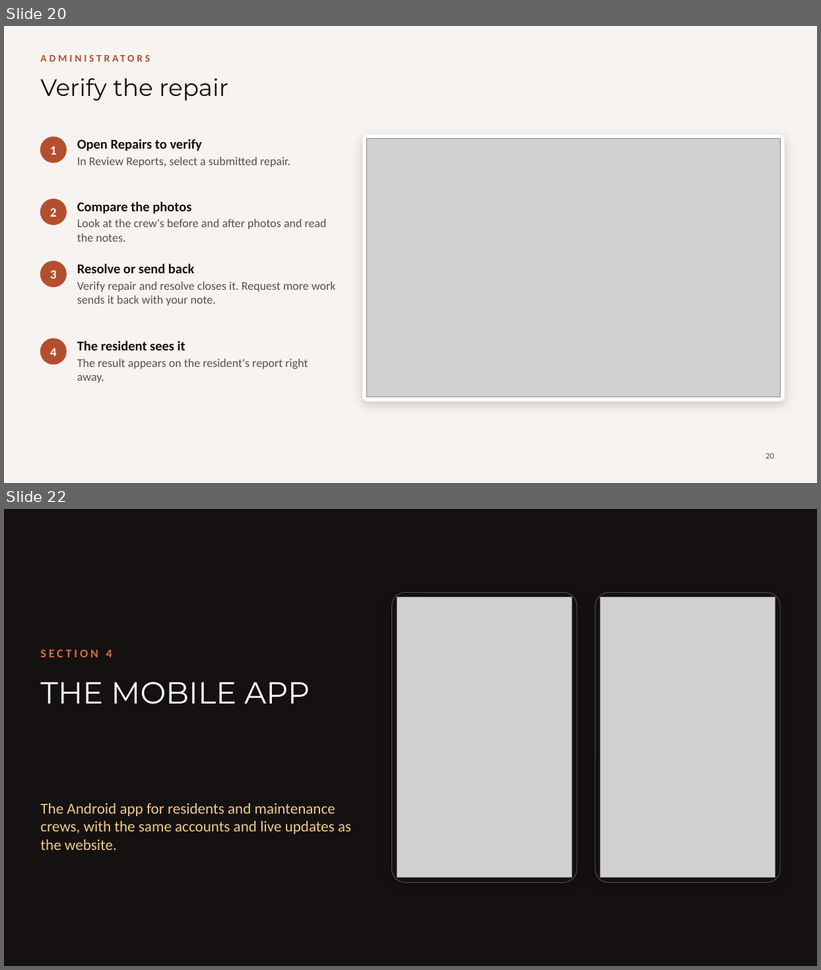
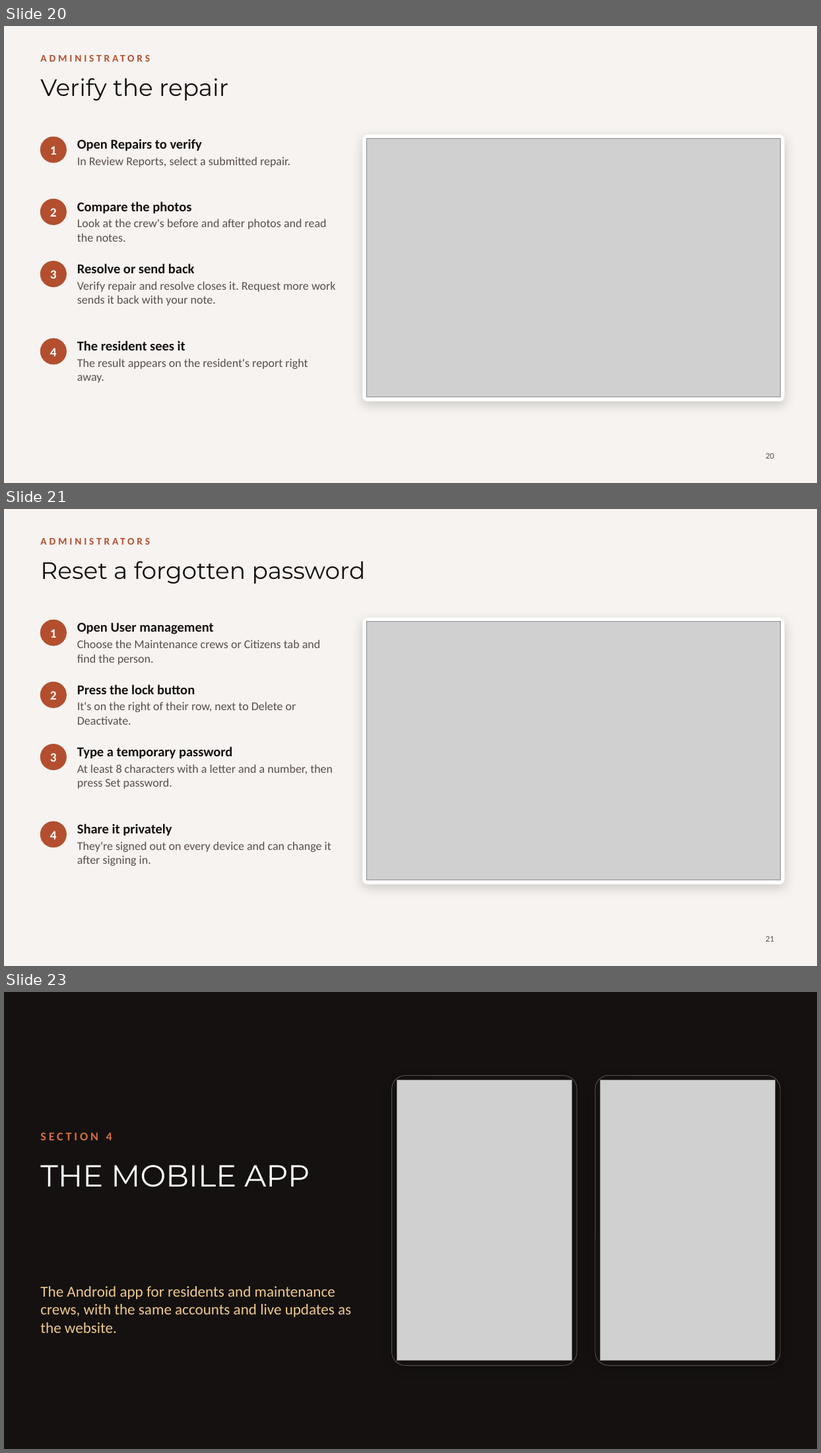
Before and after one commit to vain00143/resqroad, a slide deck: docs/ResQRoad-User-Guide.pptx. Shown one above the other, each under a label of ours: slides 20 and 22 before the commit, slides 20, 21 and 23 after it; the slides between them are not shown. The pictures are 821x970 and 821x1453 pixels, drawn with LibreOffice and Linux fonts; fonts in the diff are those of the drawing; grey boxes stand for pictures; background and template pictures are left out. Boxes give left, top, right and bottom in pixels: in the first picture for what was removed or moved away, otherwise in the second. Text is boxed around its words. In the diff, an @@ line names an element or a change of style, - is before the commit and + after.

Commit message:
User guide: password slides
Adds Change your password (website account menu and app Home tab) and, for
administrators, Reset a forgotten password. The troubleshooting slide now
answers Forgot your password, and the user management screenshot shows the
new lock button. 29 slides.

```diff
--- a/docs/ResQRoad-User-Guide.pptx
+++ b/docs/ResQRoad-User-Guide.pptx
@@ slide 21 added at [4, 509, 817, 966], background #F6F3F0 @@
@@ text added at [40, 535, 589, 554], 12 pt, text #B34F2F, bold @@
+ADMINISTRATORS
@@ title added at [40, 561, 366, 584], 28 pt, text #141110 @@
+Reset a forgotten password
@@ ellipse added at [40, 620, 66, 646], fill #B34F2F, outline #B34F2F 1 pt @@
@@ text added at [77, 623, 321, 665], 14 pt, text #5A4F4A @@
+Open User management
+Choose the Maintenance crews or Citizens tab and find the person.
@@ rounded rectangle added at [362, 618, 785, 885], fill #FFFFFF, outline #F6F3F0 0.75 pt @@
@@ picture added at [367, 622, 781, 881] @@
@@ text added at [50, 629, 57, 638], 15 pt, text #FFFFFF, bold @@
+1
@@ ellipse added at [40, 682, 66, 708], fill #B34F2F, outline #B34F2F 1 pt @@
@@ text added at [77, 685, 296, 725], 14 pt, text #5A4F4A @@
+Press the lock button
+It's on the right of their row, next to Delete or Deactivate.
@@ text added at [50, 691, 57, 700], 15 pt, text #FFFFFF, bold @@
+2
@@ ellipse added at [40, 745, 66, 770], fill #B34F2F, outline #B34F2F 1 pt @@
@@ text added at [50, 753, 57, 762], 15 pt, text #FFFFFF, bold @@
+3
@@ text added at [77, 747, 333, 789], 14 pt, text #5A4F4A @@
+Type a temporary password
+At least 8 characters with a letter and a number, then press Set password.
@@ ellipse added at [40, 822, 66, 848], fill #B34F2F, outline #B34F2F 1 pt @@
@@ text added at [77, 824, 331, 866], 14 pt, text #5A4F4A @@
+Share it privately
+They're signed out on every device and can change it after signing in.
@@ text added at [50, 831, 57, 840], 15 pt, text #FFFFFF, bold @@
+4
@@ page number added at [766, 936, 774, 942], 10 pt, text #5A4F4A @@
+21
@@ what was slide 22 is now slide 23 @@
```
Also in this commit, not shown: 2 slides changed, 1 other slide added.
